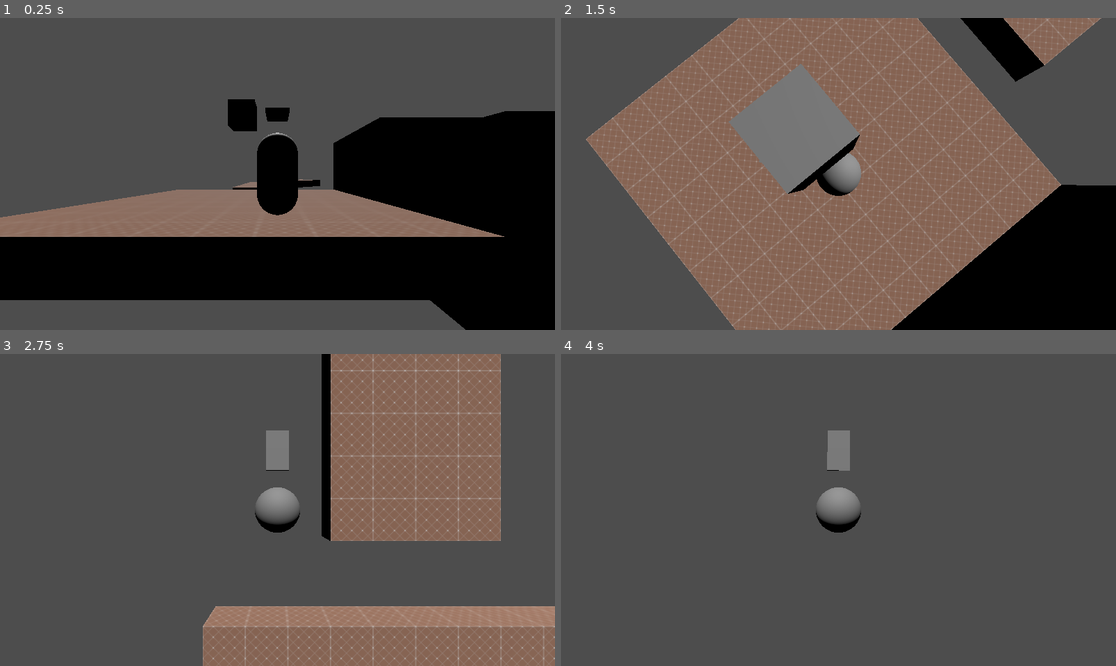
Above: before the commit, frames 1-4 (two rows, left to right).
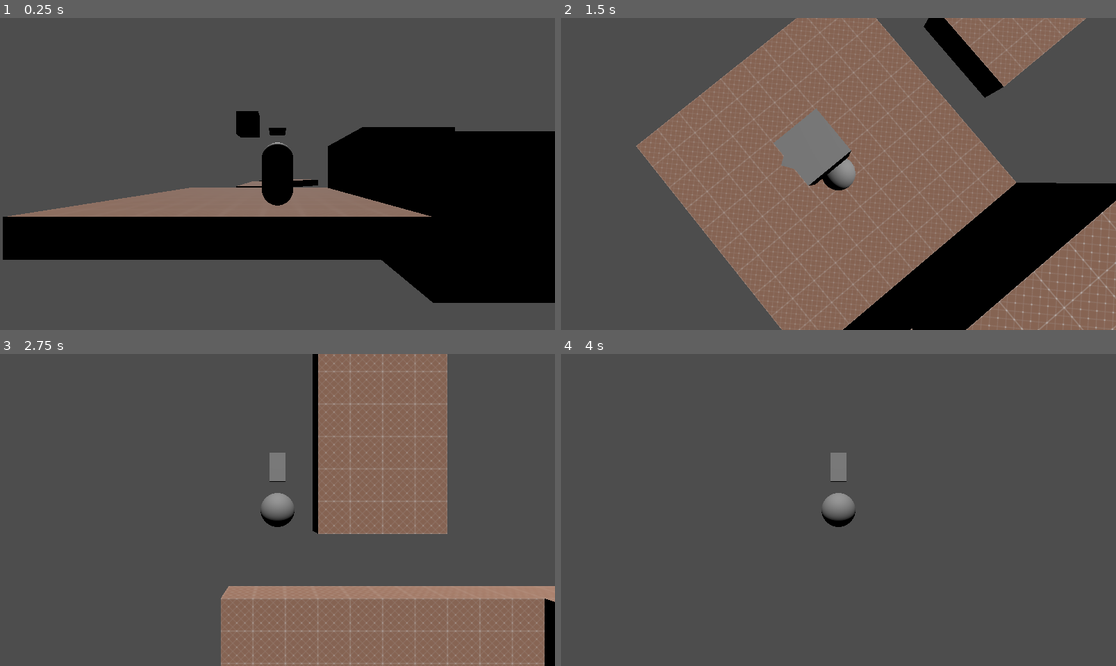
Above: after the commit, the same moments.

Repository: Nigel-Karunaratne/3DPlatformer_Godot4
Game: Godot game, scene res://level_scenes/test_level.tscn
The game is run twice, just before and just after one commit, with the same random seed, the same clock (stepped at 60 frames per second) and the same inputs. The project has no main scene, so this scene is started directly.
Inputs (mouse positions are in pixels of both pictures, inside the frame that each line leads up to):
- Up to frame 1 (0.25 s): no input
- Up to frame 2 (1.5 s): tap Enter at 0.5 s; move the mouse to (866, 174) at 0.52 s; hold W (move_forward) from 0.53 s (still down); tap R at 0.6 s; tap Space (jump) at 0.77 s; move the mouse to (810, 174) at 1.27 s; tap T at 1.35 s
- Up to frame 3 (2.75 s): keep holding W (move_forward); tap Space (jump) at 1.52 s; move the mouse to (288, 503) at 2.02 s; tap R at 2.1 s
- Up to frame 4 (4 s): keep holding W (move_forward); move the mouse to (832, 516) at 2.77 s; tap T at 2.85 s; tap Space (jump) at 3.02, 3.5, 3.77 s; move the mouse to (877, 513) at 3.52 s; tap R at 3.6 s

The runs differ from the first frame. In frame 1, 20% of the frame differs, in the area x 0-100%, y 26-100%; in frame 2, 33%, in the area x 4-100%, y 0-100%; in frame 3, 18%; in frame 4, 0.9%.

Commit message:
Increased length of camera

Diff:
--- a/prefab_scenes/player_camera.tscn
+++ b/prefab_scenes/player_camera.tscn
@@ -4,7 +4,7 @@
 
 [node name="SpringArm3D" type="SpringArm3D"]
 transform = Transform3D(-1, 0, -8.74228e-08, 0, 1, 0, 8.74228e-08, 0, -1, 0, 0, 0)
-spring_length = 5.0
+spring_length = 6.5
 margin = 0.25
 script = ExtResource("1_23t0m")
 
